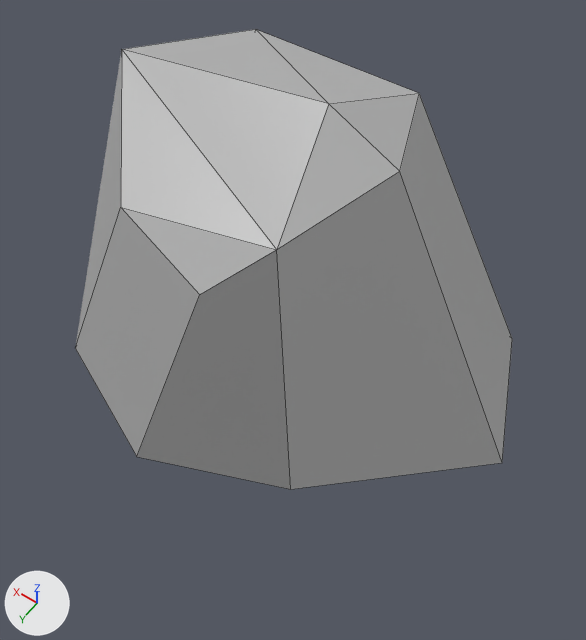
The FBX model FloatyBoaty/Assets/Models/Rock3.fbx, before and after one commit.
The view is the same before and after, from a 50 mm lens placed at (-1.73, 2.11, 2.26), pointed at (-0.24, 0.03, -1.01). Lighting does not change. The marker at lower left points along +X, +Y and +Z. Mesh edges are drawn as thin lines. Where no turn or scale is listed for an object, it has been applied to the vertices.

The first picture shows 'Rock_3'.
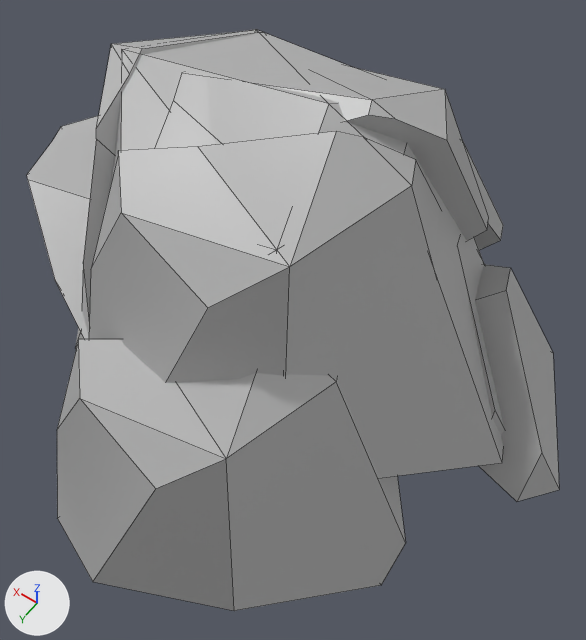
Pixel boxes (x1, y1, x2, y2) of what changed, in the pictures (586 x 640 px):
'Rock3Broken', added
    after: (27, 116, 559, 611)
'Rock3Damaged', added
    after: (82, 32, 504, 435)
'Rock_3', unchanged, covered by the edit
    before: (75, 29, 512, 489)
    after: (75, 29, 503, 478)

The edits, one by one:
Mesh me_mesh_002 is new.
It has 74 vertices, 45 faces and spans x -1.74..1.47, y -1.74..1.46, z -2.1..-0.38.
It uses material mat_nailgray (grey #b6b6b6).
Mesh me_mesh_001 is new.
It has 74 vertices, 41 faces and spans x -1.47..0.89, y -0.93..1.01, z -1.35..0.39.
It uses material mat_nailgray (grey #b6b6b6).
Object 'Rock3Broken' (ob_rock3broken) is new; it shows me_mesh_002.
Its location is (0.0, 0.0, 0.0).
Object 'Rock3Damaged' (ob_rock3damaged) is new; it shows me_mesh_001.
Its location is (0.0, 0.0, 0.0).
